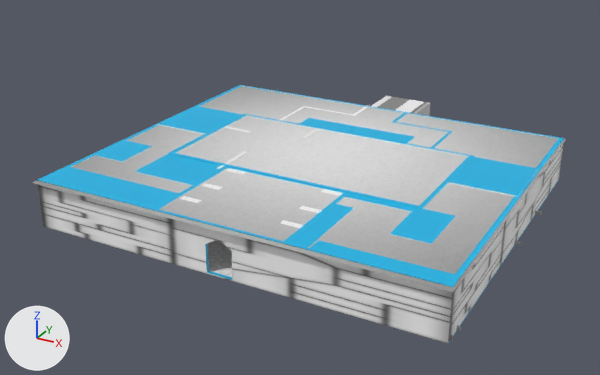
The FBX model Tri Towers/Assets/Prefabs/Levels/Level_Prefab/Test/SM_Level_1.1.1.fbx, before and after one commit.
Before and after are seen from a camera (50 mm lens) standing at (1.124, -2.065, 1.112) and looking at (-0.063, 0.092, 0.033). Lighting does not change. The marker at lower left points along +X, +Y and +Z. Where no turn or scale is listed for an object, it has been applied to the vertices. Vertices at the same position are counted once.
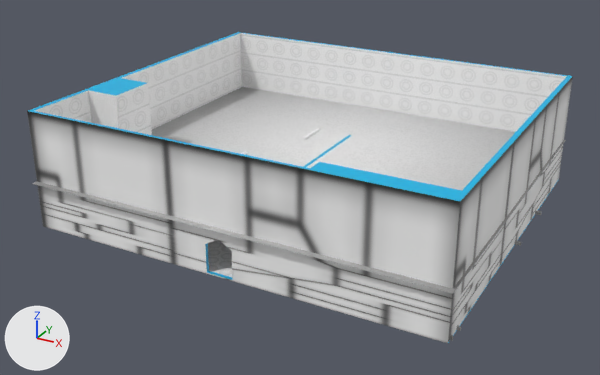
Boxes (x1, y1, x2, y2) around the edits, measured in the pictures (600 x 375 px; the box of a moved part takes in the faces that stretch with it):
```json
{"object": "polySurface77", "change": "reshaped", "before": [37, 85, 564, 343], "after": [27, 32, 573, 343], "on screen": "20% taller"}
{"object": "pPlane1", "change": "moved", "before": [32, 86, 566, 292], "after": [32, 87, 566, 293]}
{"part": 1, "of": "me_mesh_078", "change": "moved or reshaped", "before": [157, 106, 538, 209], "on screen": "not visible afterwards"}
{"part": 2, "of": "me_mesh_027", "change": "moved or reshaped", "before": [37, 85, 564, 296], "after": [27, 32, 573, 296]}
{"part": 3, "of": "me_mesh_028", "change": "moved or reshaped", "before": [44, 154, 456, 248], "on screen": "not visible afterwards"}
```

Scene script edits in JSON lines:
```json
{"block": "me_mesh_028", "where": "me_mesh_028.from_pydata(...)  # 113 vertices, 110 faces; spans x -0.625..0.521, y -0.462..-0.106, z 0.0..0.15"}
{"block": "me_mesh_028", "where": "# used by ob_polysurface78; location = (0.0, 0.0, 0.0)"}
{"block": "me_mesh_028", "change": "me_mesh_028 part 3: all 39 vertices in x -0.625..0.521, y -0.462..-0.106, z 0.15 are moved by (0.0, 0.0, -0.008)"}
{"block": "me_mesh_027", "where": "me_mesh_027.from_pydata(...)  # 161 vertices, 149 faces; spans x -0.639..0.639, y -0.466..0.857, z -0.002..0.15"}
{"block": "me_mesh_027", "where": "# used by ob_polysurface77; location = (0.0, 0.0, 0.0)"}
{"block": "me_mesh_027", "change": "me_mesh_027 part 2: all 30 vertices in x -0.639..0.639, y -0.466..0.641, z 0.15 are moved by (0.0, 0.0, 0.213)"}
{"block": "me_mesh_078", "where": "me_mesh_078.from_pydata(...)  # 126 vertices, 124 faces; spans x -0.632..0.632, y -0.109..0.41, z -0.003..0.151"}
{"block": "me_mesh_078", "where": "# used by ob_polysurface128; location = (0.0, 0.0, 0.0)"}
{"block": "me_mesh_078", "change": "me_mesh_078 part 1: all 42 vertices in x -0.632..0.632, y -0.109..0.41, z 0.151 are moved by (0.0, 0.0, -0.008)"}
{"op": "set", "path": "ob_pplane1.location", "old": "(0.004, 0.076, 0.149)", "new": "(0.004, 0.076, 0.146)"}
```
